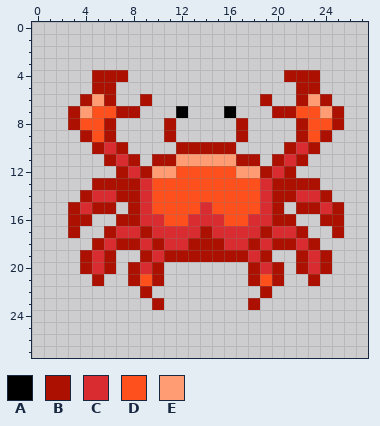
Two versions of one pixel-art sprite, ElderChef/Assets/Imgs/Alimentos/Caranguejo/caranguejo1.png. Above, as it was before the edit.
The file is 112x112 pixels, drawn in blocks of 4x4; one block is one cell here.
Palette (. is transparent): A #000000  B #ab1000  C #d82c31  D #fe501d  E #ff9c73
Pixels before, first column x 3:
 4 ..BBB.............BBB..
 5 ..BB...............BB..
 6 .BEB..B.........B..BEB.
 7 BEDDBB...A...A...BBDDEB
 8 BDDB....B.....B....BDDB
 9 .BDB....B.....B....BDB.
10 ..BCB....BBBBB....BCB..
11 ...BCB.BBEEEEEBB.BCB...
12 ....BCBEEDDDDDEEBCB....
13 ..BBBBCDDDDDDDDDCBBBB..
14 .BCCBBCDDDDDDDDDCBBCCB.
15 BCBB.BCDDDDCDDDDCB.BBCB
16 BB..BBCCDDCCCDDCCBB..BB
17 B..BCCBCCCCBCCCCBCCB..B
18 ..BCBBCBCCBBBCCBCBBCB..
19 .BCB..BCBBBBBBBCB..BCB.
20 .BCB.BCB.......BCB.BCB.
21 ..B..BDB.......BDB..B..
22 ......B.........B......
23 .......B.......B.......
The result:
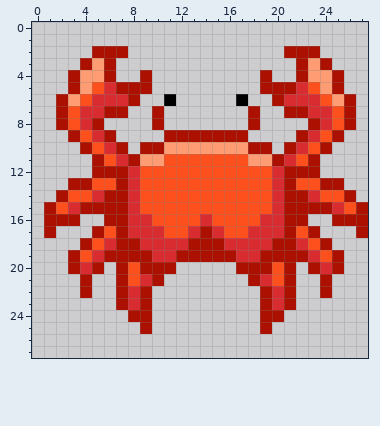
Diff:
Changed rows in their new state; - is an unchanged pixel.
first column x 1:
 2 ----BBB-------------BBB----
 3 ---BEB---------------BEB---
 4 --BEE-.-B---------B-.-EEB--
 5 --BEDCBBB---------BBBCDEB--
 6 -BEDCCCB.-A-----A-.BCCCDEB-
 7 -BDCCB-.-B-.---.-B-.-BCCDB-
 8 -BDCB.---B.-----.B---.BCDB-
 9 --BDC------BBBBB------CDB--
10 ---BD---BBEEEEEEEBB---DB---
11 ----BD--EEDDDDDDDEE--DB----
12 ----BB--DDD-----DDD--BB----
13 --BBDD-CD---------DC-DDBB--
14 -BDD-B-CD---------DC-B-DDB-
15 BDCB--BCD----D----DCB--BCDB
16 BB-.-B-C-D--D-D--D-C-B-.-BB
17 B-.-BDB-C-DD---DD-C-BDB-.-B
18 ---BD----C-------C----DB---
19 --BD--BB--C-----C--BB--DB--
20 --BCB.BDB-B-----B-BDB.BCB--
21 ---B.-BDC---------CDB-.B---
22 ---B--BC-----------CB--B---
23 ------BCB.-------.BCB------
24 -------BB---------BB-------
25 --------B---------B--------
Changed places in both pictures, as pixel boxes (x1, y1, x2, y2):
changed: (44, 46, 368, 334)
